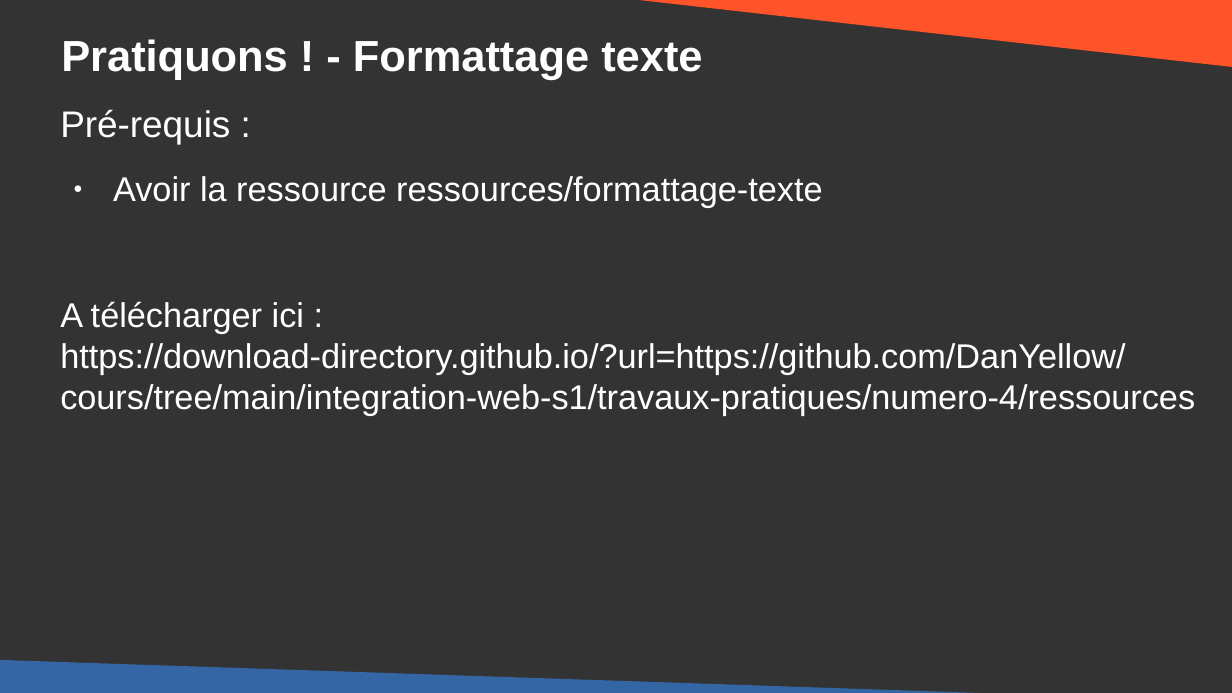
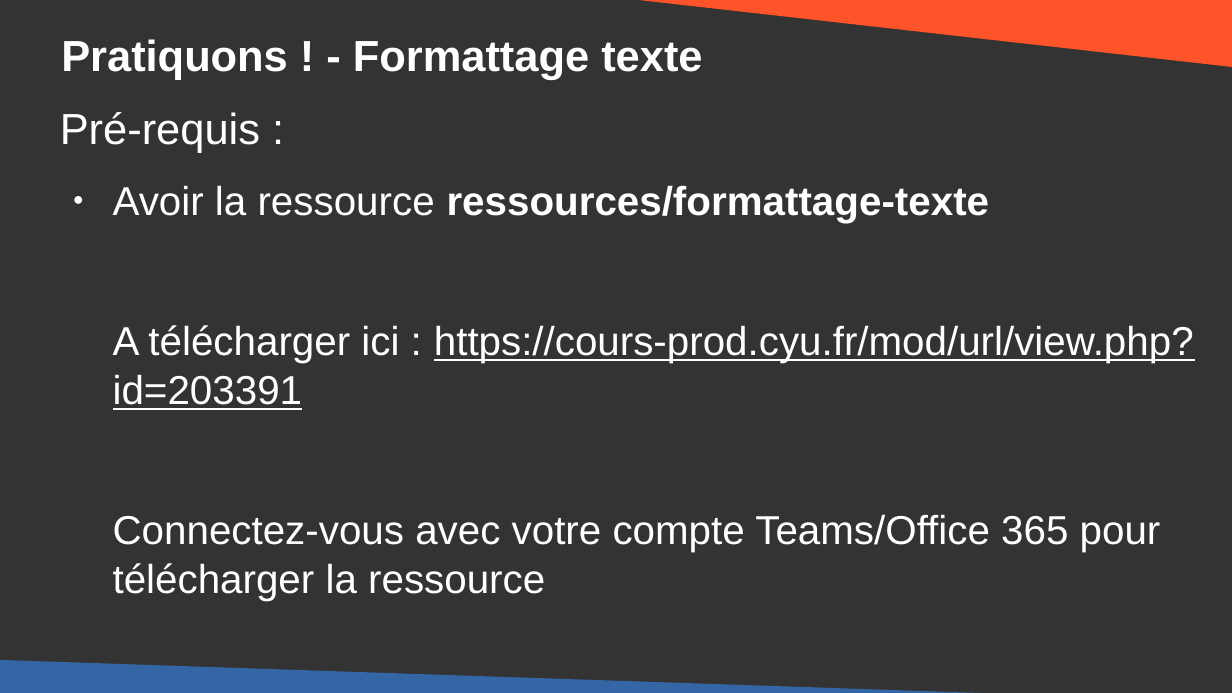
Before and after one commit to DanYellow/cours, a slide deck: slide 37 of integration-web-s1/travaux-pratiques/numero-4/presentation.odp. Drawn at 1232x693 pixels with LibreOffice and Linux fonts; fonts in the diff are those of the drawing. Boxes give left, top, right and bottom in pixels: in the first picture for what was removed or moved away, otherwise in the second. Text is boxed around its words. In the diff, an @@ line names an element or a change of style, - is before the commit and + after.

Commit message:
Update courses

```diff
--- a/integration-web-s1/travaux-pratiques/numero-4/presentation.odp
+++ b/integration-web-s1/travaux-pratiques/numero-4/presentation.odp
@@ text at [60,112,990,223]: size 23.8 to 28 pt in "Pré-requis :"; size 22.1 to 26 pt in "Avoir la ressource ressources/formattage-texte"; bold on in "ressources/formattage-texte" @@
@@ text at [113,325,1194,552]: text changed; size 22.1 to 26 pt @@
-A télécharger ici : https://download-directory.github.io/?url=https://github.com/DanYellow/cours/tree/main/integration-web-s1/travaux-pratiques/numero-4/ressources
+A télécharger ici : https://cours-prod.cyu.fr/mod/url/view.php?id=203391
+Connectez-vous avec votre compte Teams/Office 365 pour télécharger la ressource
```
Also in this commit, not shown: 3 other slides changed, 1 slide added, 1 slide removed, 7 other files.
